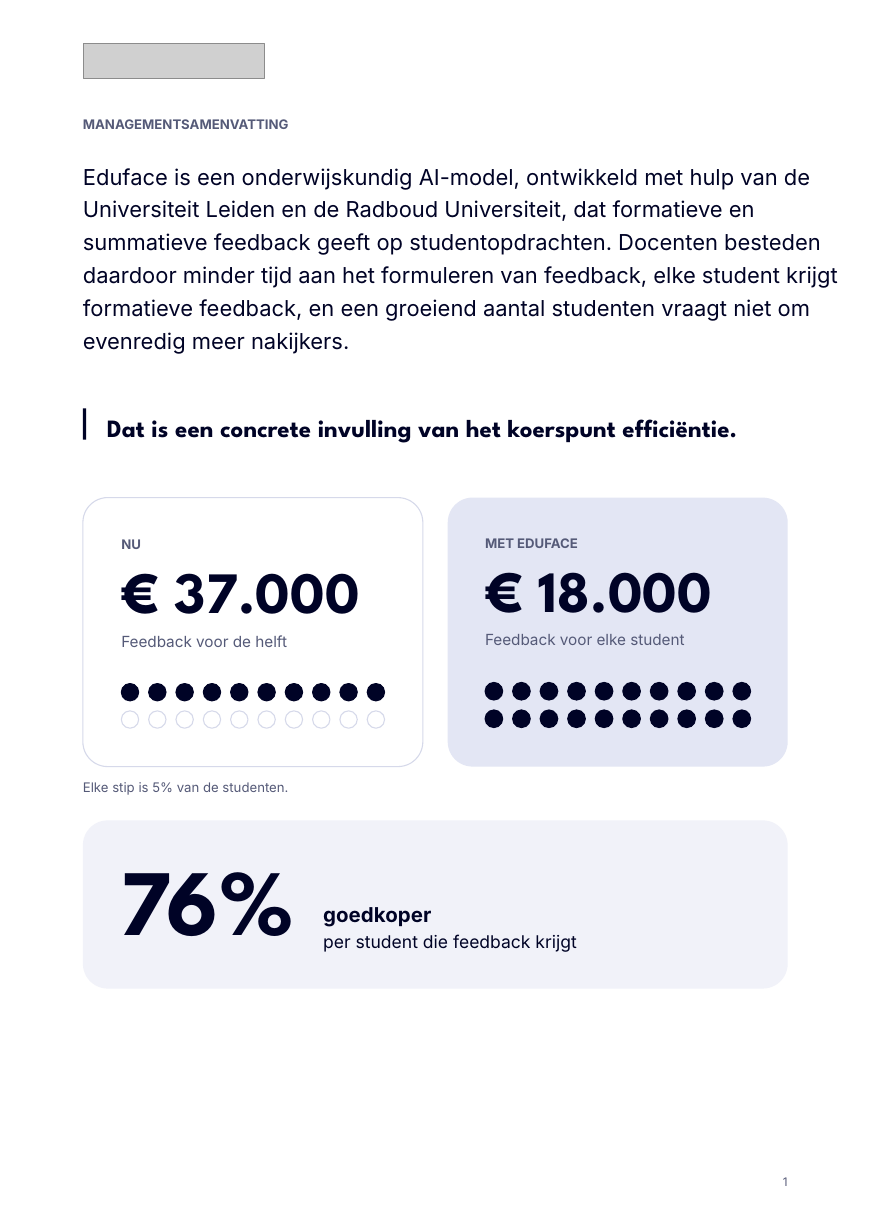
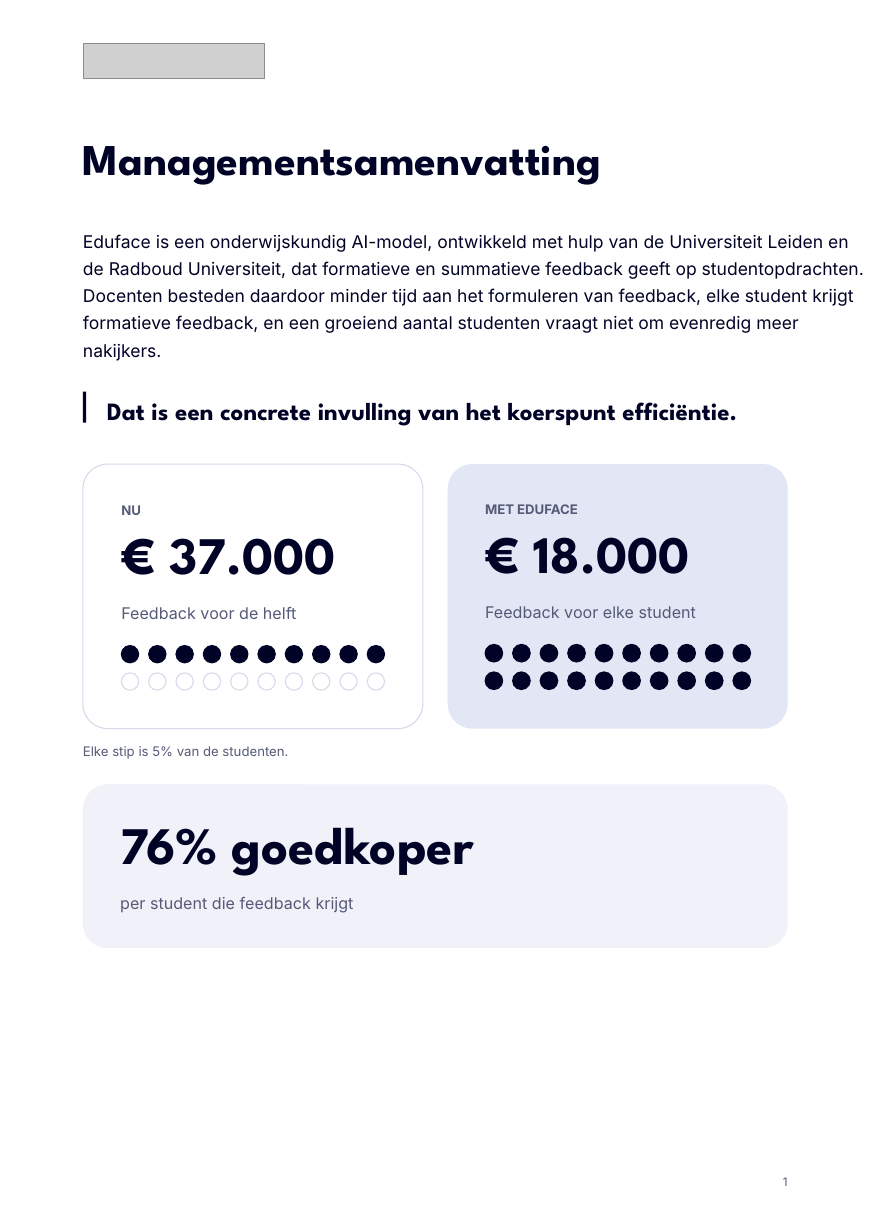
Before and after one commit to Dante-Eduface/Claude, a slide deck: slide 1 of Design/Concepts/document/eduface-document-bewerkbaar.pptx. Drawn at 871x1232 pixels with LibreOffice and Linux fonts; fonts in the diff are those of the drawing; grey boxes stand for pictures. Boxes give left, top, right and bottom in pixels: in the first picture for what was removed or moved away, otherwise in the second. Text is boxed around its words. In the diff, an @@ line names an element or a change of style, - is before the commit and + after.

```diff
--- a/Design/Concepts/document/eduface-document-bewerkbaar.pptx
+++ b/Design/Concepts/document/eduface-document-bewerkbaar.pptx
@@ text at bbox=[83, 145, 601, 185]: text changed; size 9 to 30 pt; font Inter to League Spartan; text colour #555A78 to #000326 @@
-MANAGEMENTSAMENVATTING
+Managementsamenvatting
@@ text "Eduface is een onderwijskundig AI-model, ...": place and size @@
-text "Eduface is een onderwijskundig AI-model, ..." at bbox=[83, 168, 838, 354]
+text "Eduface is een onderwijskundig AI-model, ..." at bbox=[83, 234, 864, 361]
@@ text "Eduface is een onderwijskundig AI-model, ..." at bbox=[83, 234, 864, 361]: size 15 to 12 pt; line spacing 22.5pt to 18.6pt @@
@@ rectangle: place and size @@
-rectangle at bbox=[83, 409, 86, 440]
+rectangle at bbox=[83, 392, 86, 423]
@@ text "Dat is een concrete invulling ...": place and size @@
-text "Dat is een concrete invulling ..." at bbox=[107, 419, 737, 443]
+text "Dat is een concrete invulling ..." at bbox=[107, 402, 737, 426]
@@ rounded rectangle: place and size @@
-rounded rectangle at bbox=[83, 498, 423, 767]
+rounded rectangle at bbox=[83, 464, 423, 729]
@@ rounded rectangle: place and size @@
-rounded rectangle at bbox=[448, 498, 788, 767]
+rounded rectangle at bbox=[448, 464, 788, 729]
@@ text "€ 37.000" at bbox=[170, 538, 336, 575]: size 40 to 36 pt; line spacing 40pt to 36pt @@
@@ text "€ 37.000": place and size @@
-text "€ 37.000" at bbox=[175, 573, 360, 614]
+text "€ 37.000" at bbox=[170, 538, 336, 575]
@@ text "€ 18.000": place and size @@
-text "€ 18.000" at bbox=[539, 572, 713, 613]
+text "€ 18.000" at bbox=[533, 537, 689, 574]
@@ text "€ 18.000" at bbox=[533, 537, 689, 574]: size 40 to 36 pt; line spacing 40pt to 36pt @@
@@ text "Feedback voor de helft" at bbox=[121, 607, 296, 619]: size 10.5 to 11 pt; line spacing 12.6pt to 16.5pt @@
@@ text "Feedback voor elke student" at bbox=[485, 606, 696, 618]: size 10.5 to 11 pt; line spacing 12.6pt to 16.5pt @@
@@ 10 ellipses, 4 texts: place and size @@
-10 ellipses, 4 texts at bbox=[121, 538, 751, 700]
+10 ellipses, 4 texts at bbox=[121, 504, 751, 662]
@@ 30 ellipses, 1 text: place and size @@
-30 ellipses, 1 text at bbox=[83, 684, 751, 795]
+30 ellipses, 1 text at bbox=[83, 646, 751, 759]
@@ text "Elke stip is 5% van ..." at bbox=[83, 746, 288, 759]: line spacing 10.8pt to 12.6pt @@
@@ proportions changed in 3 elements at bbox=[83, 464, 423, 729], bbox=[448, 464, 788, 729], bbox=[83, 785, 788, 949] @@
@@ rounded rectangle: place and size @@
-rounded rectangle at bbox=[83, 820, 788, 989]
+rounded rectangle at bbox=[83, 785, 788, 949]
@@ text at bbox=[120, 827, 474, 876]: text changed; size 64 to 36 pt @@
-76%
+76% goedkoper
@@ text "per student die feedback krijgt": place and size @@
-text "per student die feedback krijgt" at bbox=[323, 907, 576, 952]
+text "per student die feedback krijgt" at bbox=[120, 897, 354, 913]
@@ text "per student die feedback krijgt" at bbox=[120, 897, 354, 913]: size 12 to 11 pt, text colour #000326 to #555A78; line spacing 16.8pt to 16.5pt @@
@@ text at bbox=[323, 907, 431, 927]: paragraph removed @@
-goedkoper
```
Also in this commit, not shown: 5 other slides changed, 30 other files.
